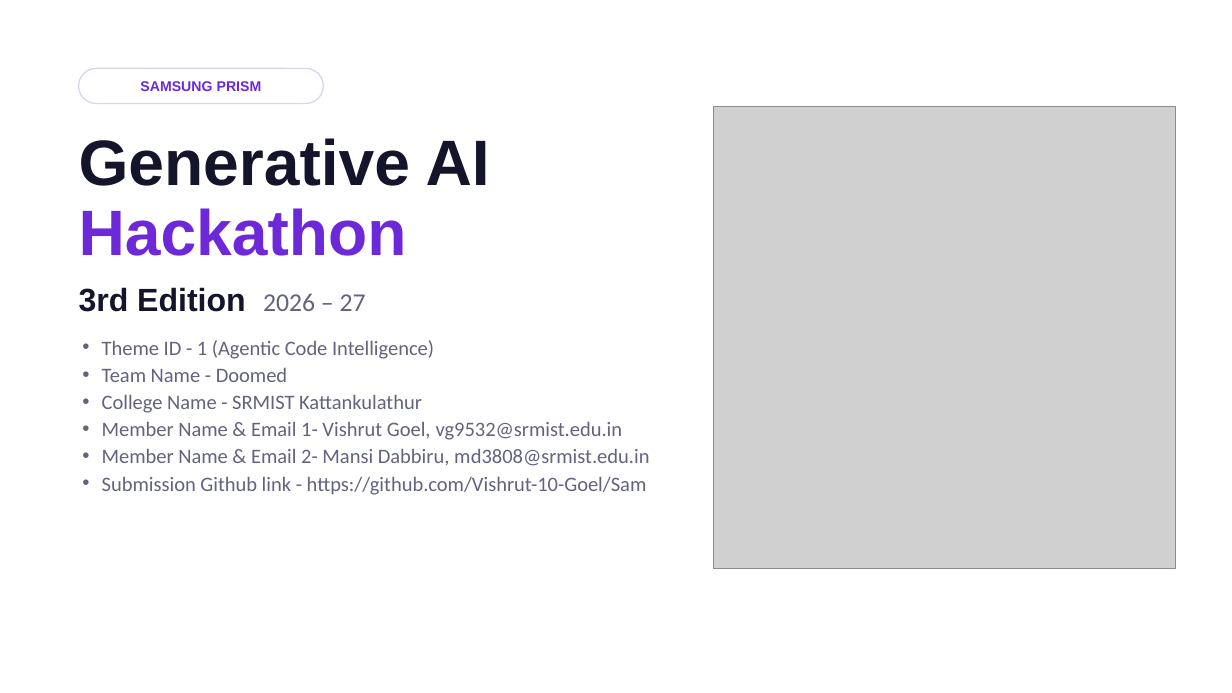
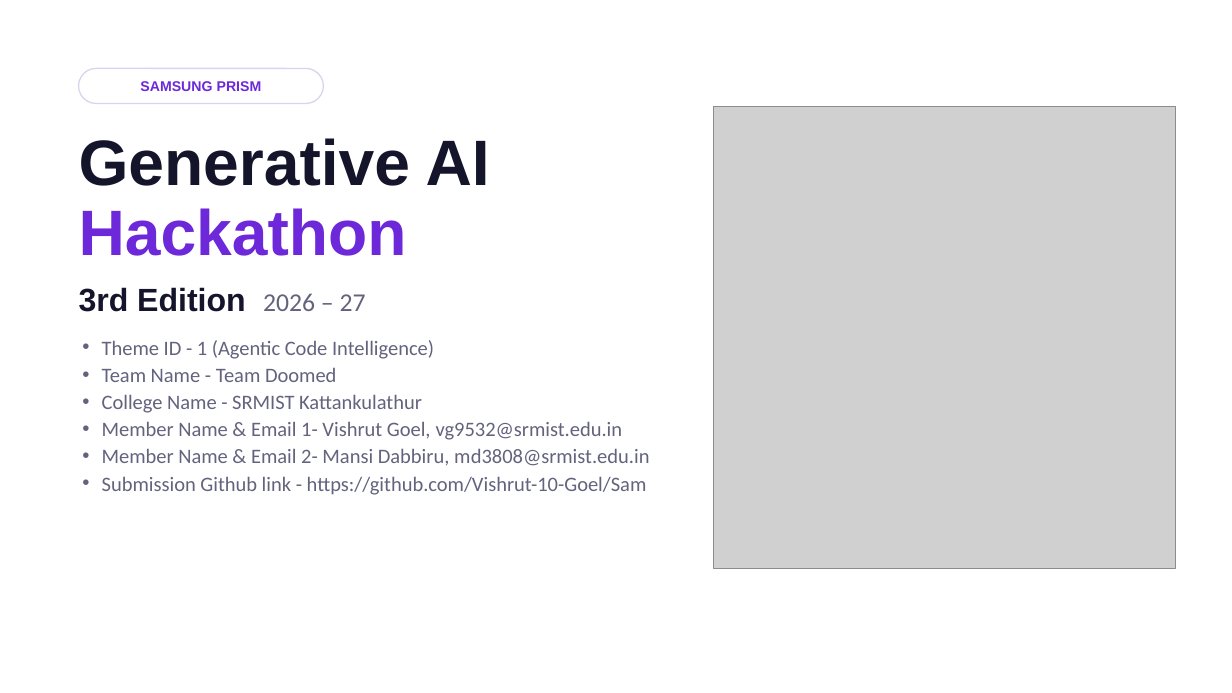
Before and after one commit to Vishrut-10-Goel/Sam, a slide deck: slide 1 of SRMIST_Doomed_Submission.pptx. Drawn at 1232x693 pixels with LibreOffice and Linux fonts; fonts in the diff are those of the drawing; grey boxes stand for pictures. Boxes give left, top, right and bottom in pixels: in the first picture for what was removed or moved away, otherwise in the second. Text is boxed around its words. In the diff, an @@ line names an element or a change of style, - is before the commit and + after.

Commit message:
Submission deck: team name and member emails

```diff
--- a/SRMIST_Doomed_Submission.pptx
+++ b/SRMIST_Doomed_Submission.pptx
@@ text at bbox=[102, 368, 336, 382]: text changed @@
-• Team Name - Doomed
+• Team Name - Team Doomed
```
